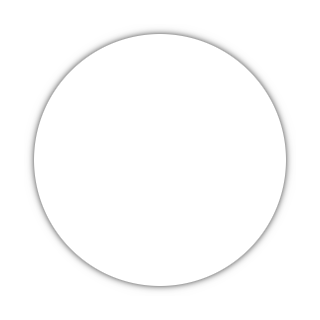
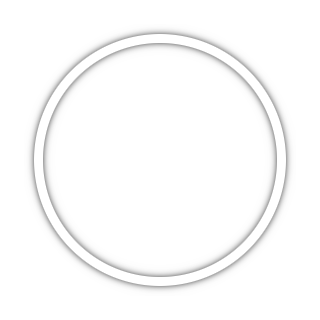
Revision of a layered (320, 320) image; what changed, layer by layer:
hid "dsl10 cut" over [43, 43, 277, 277]
showed "dsl10" over [43, 43, 277, 277]
